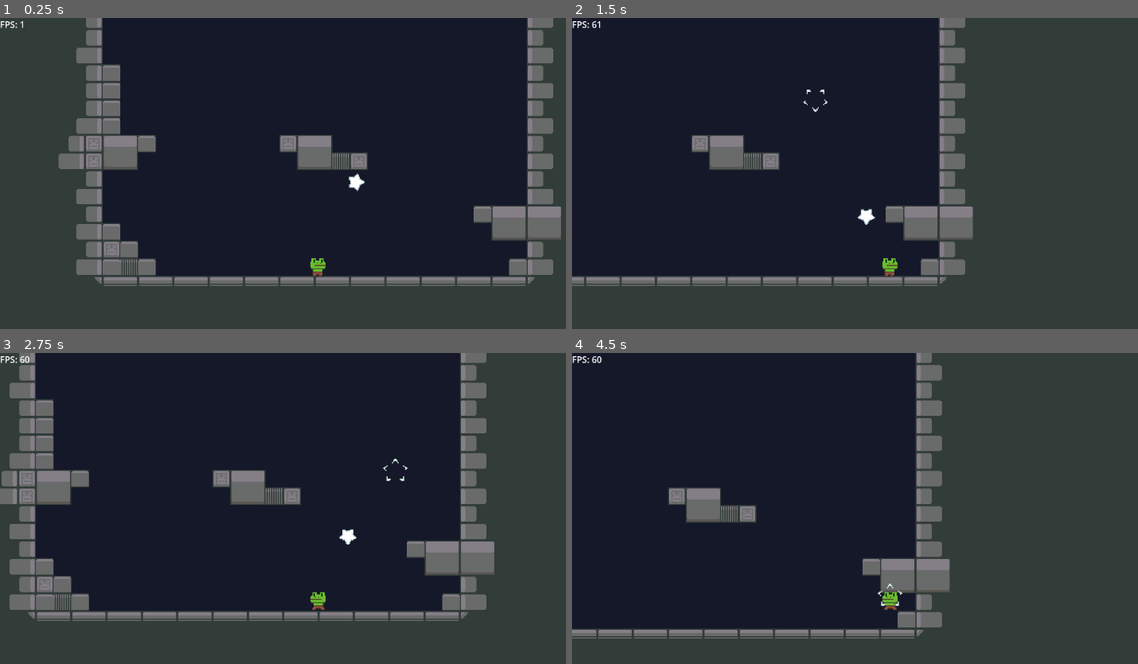
Above: before the commit, frames 1-4 (two rows, left to right).
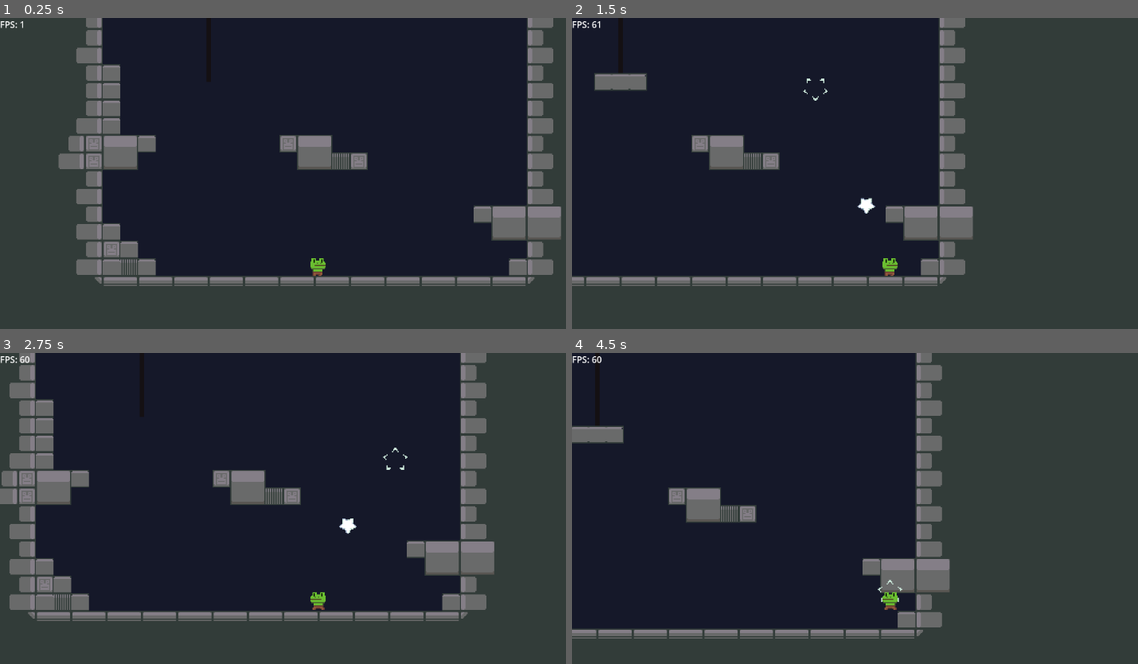
Above: after the commit, the same moments.

Repository: BradleyHendrickson/gwj-73
Game: Godot game, scene res://scenes/level/level_1.tscn
Two runs of this game, one before a commit and one after it. Both use one fixed random seed, a clock stepped at 60 frames per second and the inputs below.
Inputs:
- Up to frame 1 (0.25 s): no input
- Up to frame 2 (1.5 s): hold X (input_shoot) 0.53-1.28 s; hold D (input_right) from 0.53 s (still down); tap Space (input_jump) at 0.77 s; tap X (input_shoot) at 1.35 s
- Up to frame 3 (2.75 s): tap Space (input_jump) at 1.52 s; release D (input_right) at 2.03 s; hold A (input_left) from 2.03 s (still down); hold X (input_shoot) from 2.03 s (still down)
- Up to frame 4 (4.5 s): release A (input_left) at 2.78 s; release X (input_shoot) at 2.78 s; hold D (input_right) 2.78-4.28 s; tap X (input_shoot) at 2.85, 4.35 s; tap Space (input_jump) at 3.02, 3.77 s; hold X (input_shoot) 3.53-4.28 s; hold A (input_left) from 4.28 s (still down)

The runs differ from the first frame. In frame 1, 0.1% of the frame differs, in the area x 61-65%, y 49-56%; in frame 2, 0.8%, in the area x 3-54%, y 17-67%; in frame 3, 0.2%; in frame 4, 0.6%.

Commit message:
More new stuff, fix looks of stuff

Diff:
--- a/scenes/characters/player/Player.gd
+++ b/scenes/characters/player/Player.gd
@@ -64,7 +64,7 @@
 		var newBullet = starBullet.instantiate()
 		get_tree().root.add_child(newBullet)
 		var aimVector = Vector2(0,-1)
-		newBullet.transform = Transform2D( aimVector.angle() , position)
+		newBullet.transform = Transform2D( aimVector.angle() , position + Vector2(0,-10))
 
 func animations(delta):
 	animated_sprite_2d.play("default")
--- a/scenes/characters/player/Player.tscn
+++ b/scenes/characters/player/Player.tscn
@@ -93,13 +93,14 @@
 floor_snap_length = 16.0
 script = ExtResource("1")
 starBullet = ExtResource("2_s1ujb")
-max_speed = 200.0
-acceleration = 1200.0
-turning_acceleration = 2400.0
+max_speed = 150.0
+acceleration = 1100.0
+turning_acceleration = 2000.0
 deceleration = 1900.0
-gravity_acceleration = 1400.0
+gravity_acceleration = 1100.0
 gravity_max = 500.0
-jump_force = 600.0
+jump_force = 400.0
+jump_cut = 0.5
 jump_gravity_max = 250.0
 jump_hang_gravity_mult = 0.05
 
--- a/scenes/level/level_1.tscn
+++ b/scenes/level/level_1.tscn
@@ -1,11 +1,11 @@
 [gd_scene load_steps=9 format=4 uid="uid://cmcudxjyqowjy"]
 
 [ext_resource type="PackedScene" uid="uid://c0uxds6ngem4m" path="res://scenes/ui/fps_counter.tscn" id="1_q65p1"]
+[ext_resource type="PackedScene" uid="uid://dyq8g35t6hsjf" path="res://scenes/level/platform/MovingPlatform.tscn" id="2_cl4i3"]
 [ext_resource type="PackedScene" uid="uid://dxeva15lnv7wm" path="res://scenes/level/platform/TileMap.tscn" id="3_ordwp"]
 [ext_resource type="PackedScene" uid="uid://cvboky6pqlyk0" path="res://scenes/characters/player/Player.tscn" id="4_ast7w"]
 [ext_resource type="Texture2D" uid="uid://3esr8rokqhhc" path="res://sprites/tileset.png" id="4_qqr0k"]
 [ext_resource type="PackedScene" uid="uid://dqha0eiactgkx" path="res://scenes/level/background/parallax_background.tscn" id="5_q7fur"]
-[ext_resource type="PackedScene" uid="uid://dpjg0ppuwx42t" path="res://scenes/projectiles/bullet.tscn" id="6_8oryl"]
 
 [sub_resource type="TileSetAtlasSource" id="TileSetAtlasSource_8japf"]
 texture = ExtResource("4_qqr0k")
@@ -64,13 +64,7 @@
 [node name="ParallaxBackground" parent="." instance=ExtResource("5_q7fur")]
 
 [node name="Player" parent="." instance=ExtResource("4_ast7w")]
-position = Vector2(3, 109)
-max_speed = 150.0
-acceleration = 1100.0
-turning_acceleration = 2000.0
-gravity_acceleration = 1100.0
-jump_force = 400.0
-jump_cut = 0.5
+position = Vector2(3, 136)
 
-[node name="Bullet" parent="." instance=ExtResource("6_8oryl")]
-position = Vector2(-63, 59)
+[node name="Platform" parent="." instance=ExtResource("2_cl4i3")]
+position = Vector2(-96, -96)
--- a/scenes/level/platform/MovingPlatform.gd
+++ b/scenes/level/platform/MovingPlatform.gd
@@ -29,7 +29,7 @@
 
 func _draw() -> void:
 	if line_width == 0: return
-	draw_line(move_to, -move_to, Color.WHITE, line_width)
+	draw_line(move_to, -move_to, Color("#141013"), line_width)
 
 func start_tween(Moved) -> void:
 	Moved.position = move_to
--- a/scenes/level/platform/MovingPlatform.tscn
+++ b/scenes/level/platform/MovingPlatform.tscn
@@ -1,18 +1,22 @@
-[gd_scene load_steps=2 format=3 uid="uid://dyq8g35t6hsjf"]
+[gd_scene load_steps=3 format=3 uid="uid://dyq8g35t6hsjf"]
 
 [ext_resource type="Script" path="res://scenes/level/platform/MovingPlatform.gd" id="1"]
+[ext_resource type="Texture2D" uid="uid://cx00vf1020u2a" path="res://sprites/moving_platform.png" id="2_10y4a"]
 
 [node name="Platform" type="Node2D"]
-modulate = Color(0.376471, 0.976471, 0.596078, 1)
 script = ExtResource("1")
 move_to = Vector2(0, -64)
 
 [node name="ActualPlatform" type="AnimatableBody2D" parent="."]
-position = Vector2(0, 39.902)
+position = Vector2(0, -64)
 collision_layer = 2
 
 [node name="CollisionPolygon2D" type="CollisionPolygon2D" parent="ActualPlatform"]
+polygon = PackedVector2Array(-24, -8, 24, -8, 24, 8, -24, 8)
+
+[node name="Polygon2D" type="Polygon2D" parent="ActualPlatform"]
+visible = false
 polygon = PackedVector2Array(-80, -16, 80, -16, 80, 16, -80, 16)
 
-[node name="Polygon2D" type="Polygon2D" parent="ActualPlatform"]
-polygon = PackedVector2Array(-80, -16, 80, -16, 80, 16, -80, 16)
+[node name="Sprite2D" type="Sprite2D" parent="ActualPlatform"]
+texture = ExtResource("2_10y4a")
Binary file added: sprites/editor files/moving_platform.aseprite
Binary file added: sprites/moving_platform.aseprite
Binary file added: sprites/moving_platform.png
Not shown, added: sprites/moving_platform.png.import
